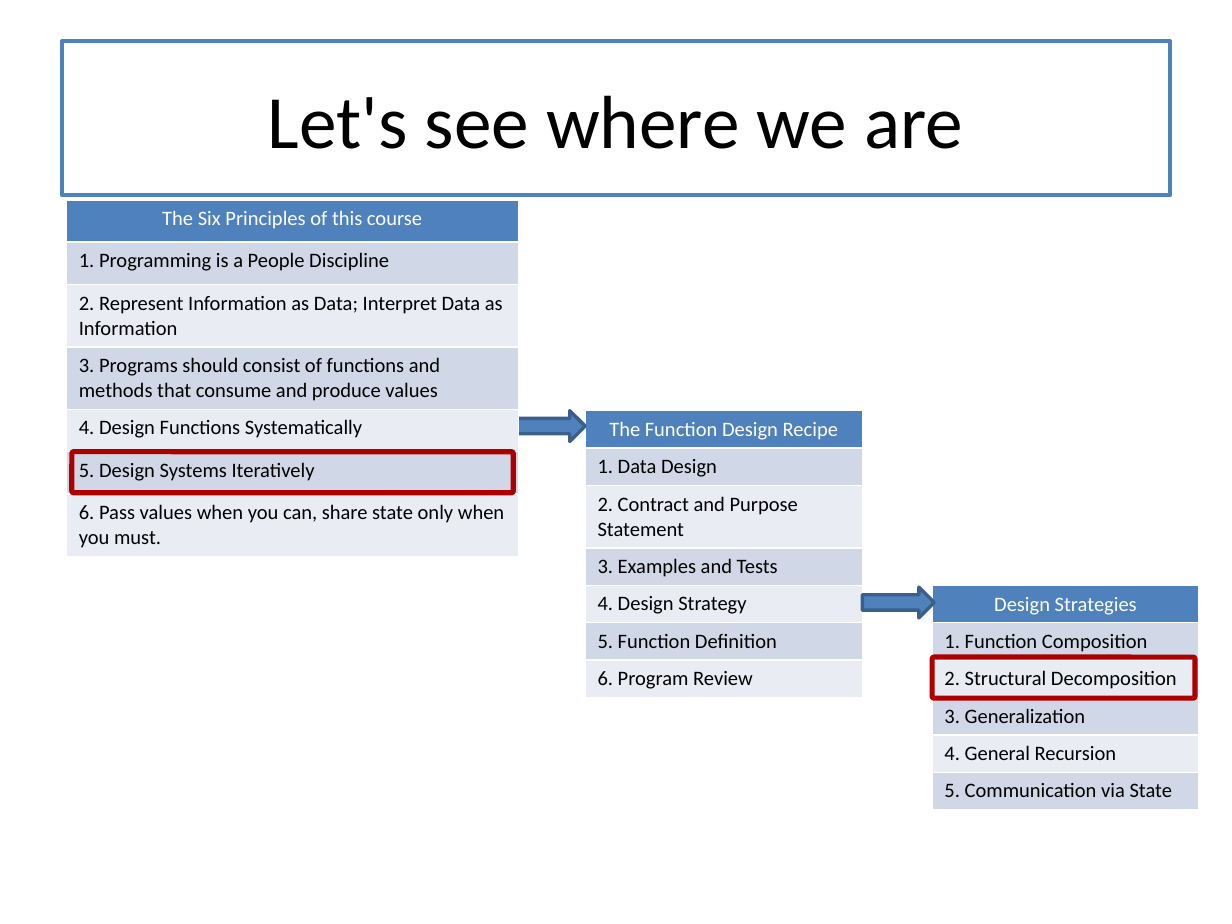
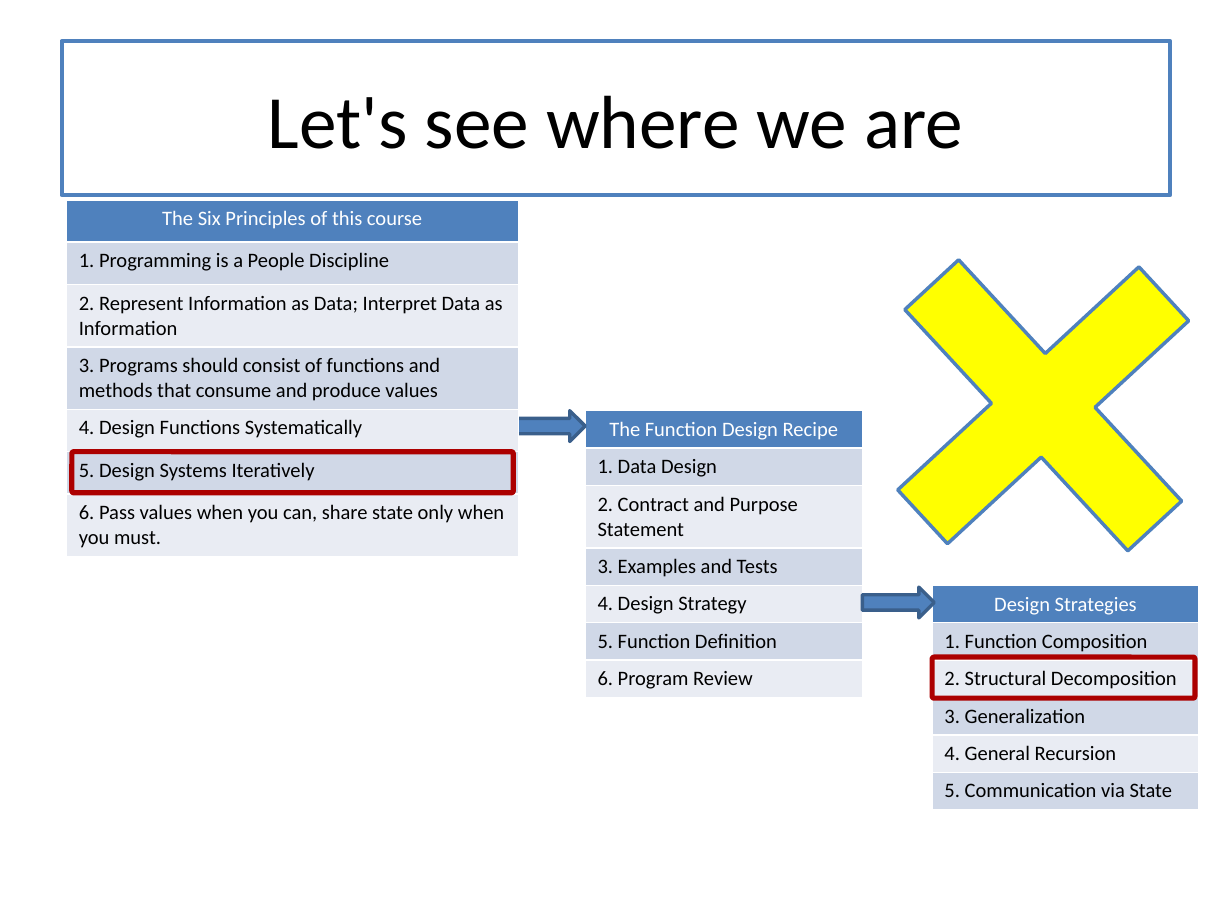
Before and after one commit to mwand/cs5010f16, a slide deck: slide 14 of Slides/Common Slides for CS 5010.pptx (slide 16 before the commit). Drawn at 1232x924 pixels with LibreOffice and Linux fonts; fonts in the diff are those of the drawing. Boxes give left, top, right and bottom in pixels: in the first picture for what was removed or moved away, otherwise in the second. Text is boxed around its words. In the diff, an @@ line names an element or a change of style, - is before the commit and + after.

```diff
--- a/Slides/Common Slides for CS 5010.pptx
+++ b/Slides/Common Slides for CS 5010.pptx
@@ plus added at [810,174,1232,638], fill #FFFF00, outline #4F81BD 2 pt @@
```
Also in this commit, not shown: 1 other slide changed, 2 slides removed, 1 other file.
